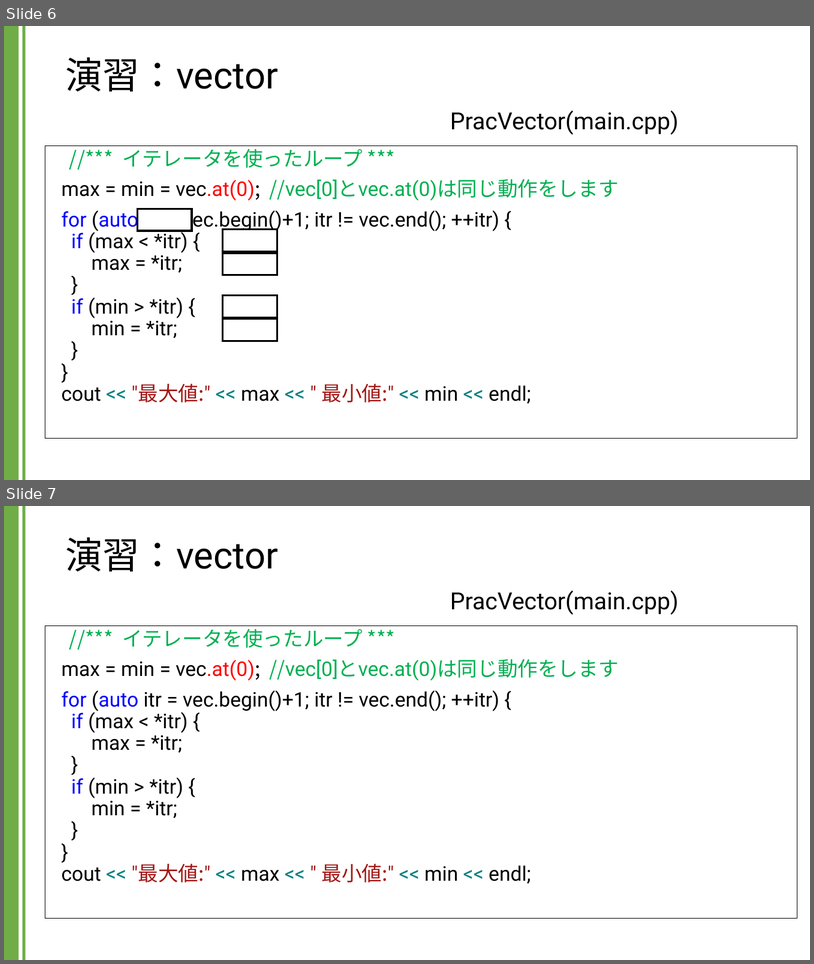
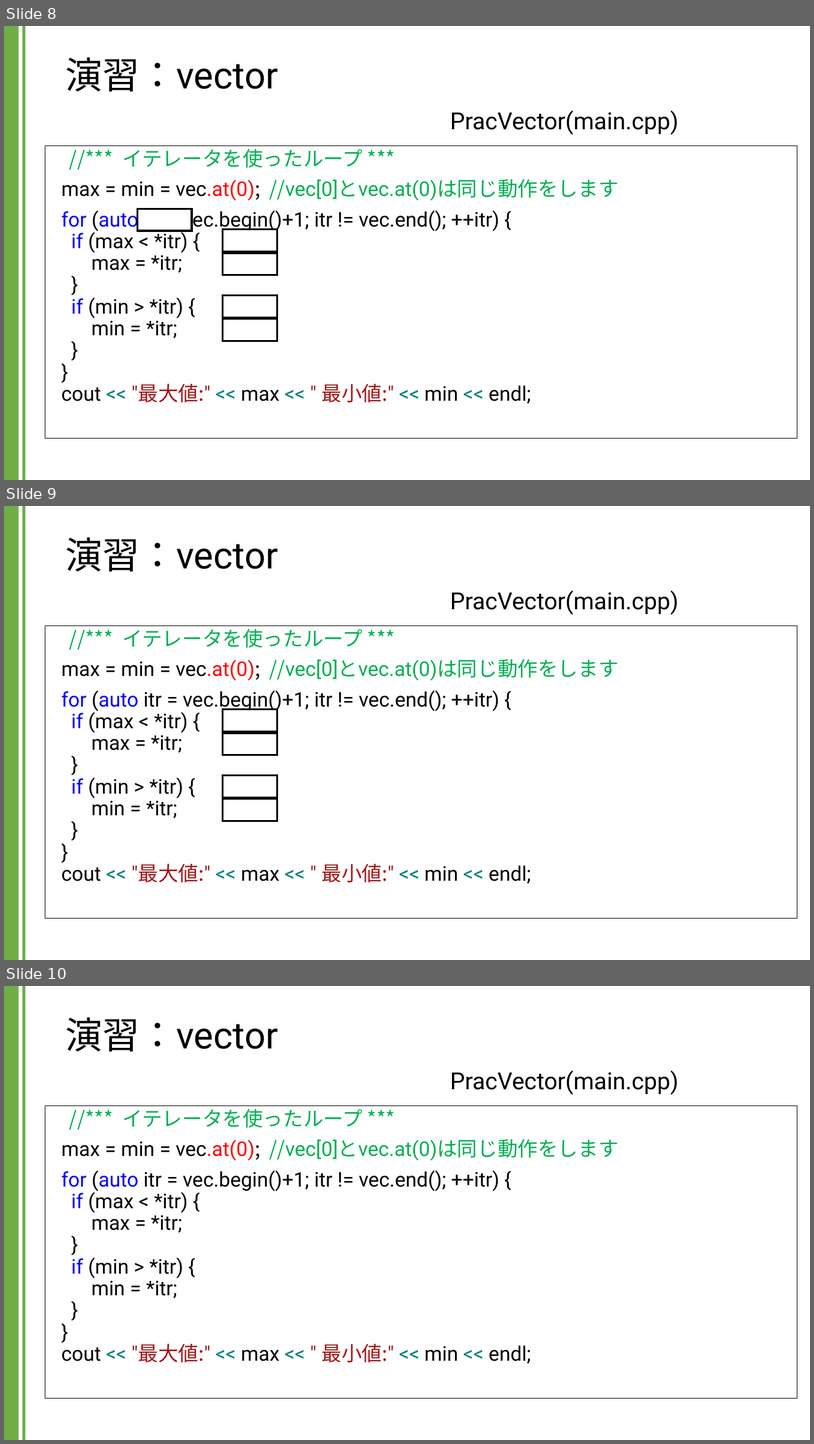
Before and after one commit to kic-murata/cpp2024, a slide deck: 授業資料/演習課題：vector.pptx. Shown one above the other, each under a label of ours: slides 6 and 7 before the commit, slides 8, 9 and 10 after it. The pictures are 814x964 and 814x1444 pixels, drawn with LibreOffice and Linux fonts; fonts in the diff are those of the drawing. Boxes give left, top, right and bottom in pixels: in the first picture for what was removed or moved away, otherwise in the second. Text is boxed around its words. In the diff, an @@ line names an element or a change of style, - is before the commit and + after.

```diff
--- a/授業資料/演習課題：vector.pptx
+++ b/授業資料/演習課題：vector.pptx
@@ slide 9 added at <box>4,506,810,960</box>, background #FFFFFF; not listed: 2 template elements that a slide beside it also shows @@
@@ title added at <box>65,537,278,571</box>, 44 pt, text #000000 @@
+演習：vector
@@ text added at <box>450,590,679,615</box>, 28 pt, text #000000 @@
+PracVector(main.cpp)
@@ text added at <box>45,626,797,918</box>, fill #FFFFFF, outline #000000 0.75 pt, 24 pt, text #000000 @@
+//*** イテレータを使ったループ ***
+max = min = vec.at(0); //vec[0]とvec.at(0)は同じ動作をします
+for (auto itr = vec.begin()+1; itr != vec.end(); ++itr) {
+if (max < *itr) {
+max = *itr;
+}
+if (min > *itr) {
+min = *itr;
+}
+}
+cout << "最大値:" << max << " 最小値:" << min << endl;
@@ rectangle added at <box>223,709,278,731</box>, fill #FFFFFF, outline #000000 2.25 pt @@
@@ rectangle added at <box>223,733,278,754</box>, fill #FFFFFF, outline #000000 2.25 pt @@
@@ rectangle added at <box>223,775,278,797</box>, fill #FFFFFF, outline #000000 2.25 pt @@
@@ rectangle added at <box>223,799,278,820</box>, fill #FFFFFF, outline #000000 2.25 pt @@
@@ what was slide 6 is now slide 8 @@
@@ what was slide 7 is now slide 10 @@
```
Also in this commit, not shown: 8 slides changed, 7 other slides added, 1 other file.
